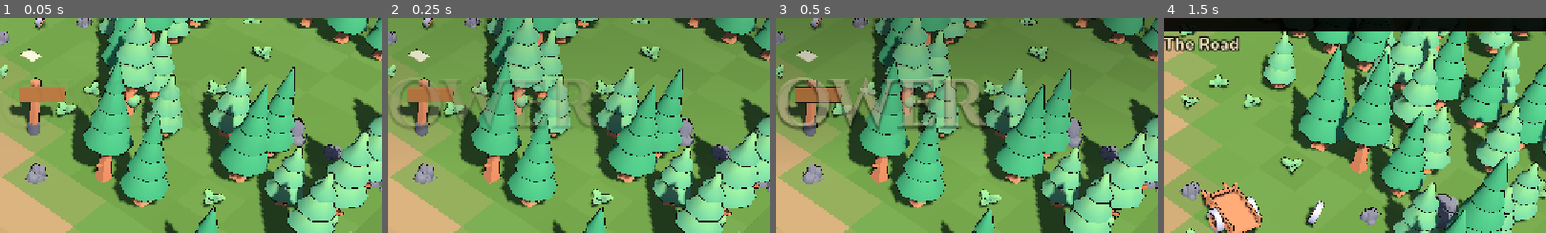
Above: before the commit, frames 1-4 (left to right).
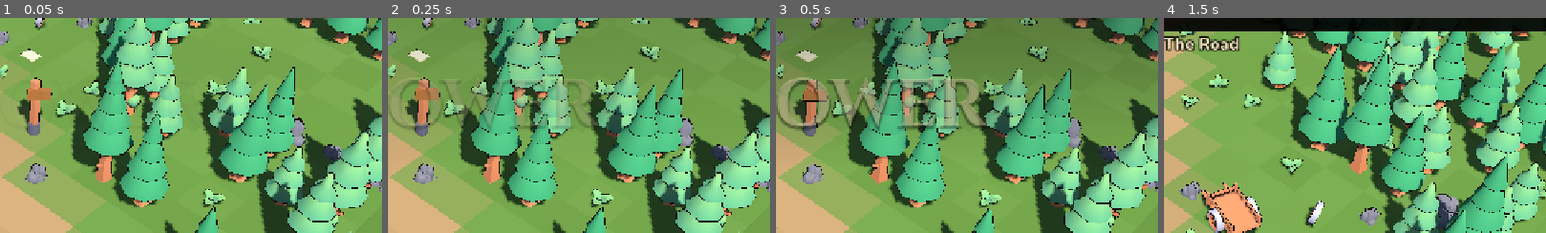
Above: after the commit, the same moments.

Repository: vel71184/the-tower
Game: Godot game, scene res://scenes/main.tscn
Same seed, same stepped clock (60 frames per second), same inputs: the game is played once before the commit and once after it.
Inputs:
- Up to frame 1 (0.05 s): no input
- Up to frame 2 (0.25 s): no input
- Up to frame 3 (0.5 s): no input
- Up to frame 4 (1.5 s): click "New climb" at 0.5 s; click "Skip ▸" at 1.25 s
The pictures show only the part of the screen within x 50-100%, y 0-50%; the shares and areas given below are measured in that part.

The runs differ from the first frame. In frame 1, 0.8% of the frame differs, in the area x 2-18%, y 31-47%; in frame 2, 0.8%; in frame 3, 0.8%; in frame 4, nothing differs.

Commit message:
Signpost board sized for a signpost, not for the words it used to carry
Co-Authored-By: Claude Opus 5.5 <noreply@anthropic.com>
Claude-Session: https://claude.ai/code/session_018eCtRiykKVLLKD4TJKqToP

Diff:
--- a/content/floors/floor_00/level_01.json
+++ b/content/floors/floor_00/level_01.json
@@ -139,7 +139,12 @@
         ]
       },
       "sign": {
-        "height": 1.15
+        "height": 1.1,
+        "size": [
+          0.5,
+          0.26
+        ],
+        "x": 0.1
       }
     },
     {
--- a/scripts/game/interactable.gd
+++ b/scripts/game/interactable.gd
@@ -335,7 +335,7 @@
 	var y := float(spec.get("height", _top - 0.25))
 	var board := MeshInstance3D.new()
 	var box := BoxMesh.new()
-	var bs: Array = spec.get("size", [0.95, 0.34])
+	var bs: Array = spec.get("size", [0.5, 0.26])
 	box.size = Vector3(float(bs[0]), float(bs[1]), 0.06)
 	board.mesh = box
 	var wood := StandardMaterial3D.new()
